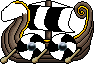
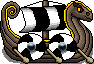
Layers edited between the first and the second 94 × 64 image:
painted on "Layer 1 copy" over [18, 6, 76, 60]
painted on "Layer 4 copy 3" over [0, 0, 94, 64]
added layer "Layer 1" (50%) over [2, 47, 94, 64]
